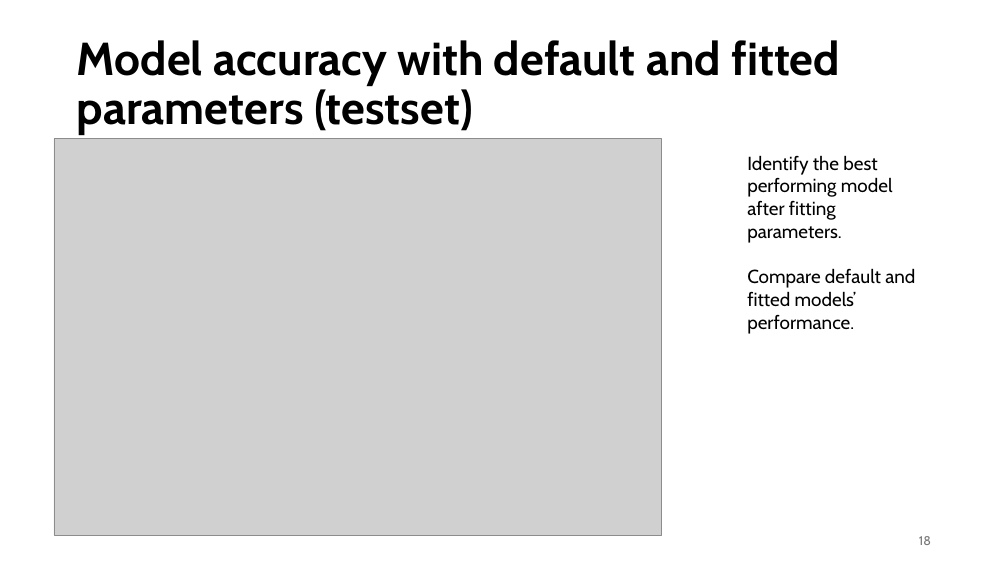
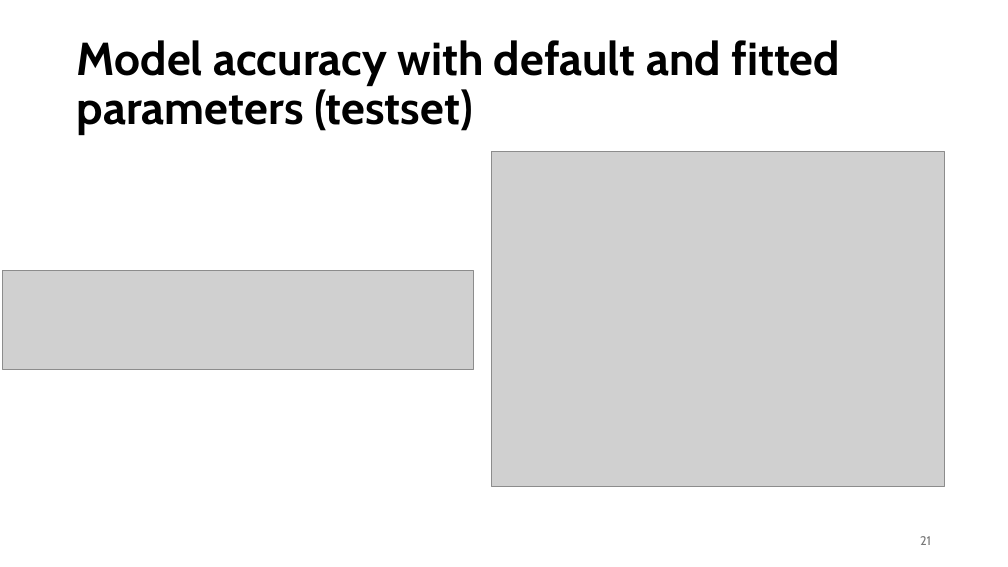
Before and after one commit to azelarabchakour/Data-science-assignments, a slide deck: slide 21 of Assignment-1/Assignment-1.pptx (slide 18 before the commit). Drawn at 1008x567 pixels with LibreOffice and Linux fonts; fonts in the diff are those of the drawing; grey boxes stand for pictures. Boxes give left, top, right and bottom in pixels: in the first picture for what was removed or moved away, otherwise in the second. Text is boxed around its words. In the diff, an @@ line names an element or a change of style, - is before the commit and + after.

```diff
--- a/Assignment-1/Assignment-1.pptx
+++ b/Assignment-1/Assignment-1.pptx
@@ picture removed at [54, 138, 662, 535] @@
@@ picture added at [492, 151, 944, 486] @@
@@ text removed at [747, 155, 915, 334] @@
-Identify the best performing model after fitting parameters.
-Compare default and fitted models’ performance.
@@ picture added at [3, 271, 474, 369] @@
@@ page number at [920, 536, 931, 545]: text changed @@
-18
+21
```
Also in this commit, not shown: 11 other slides changed, 10 slides added, 10 other files.
